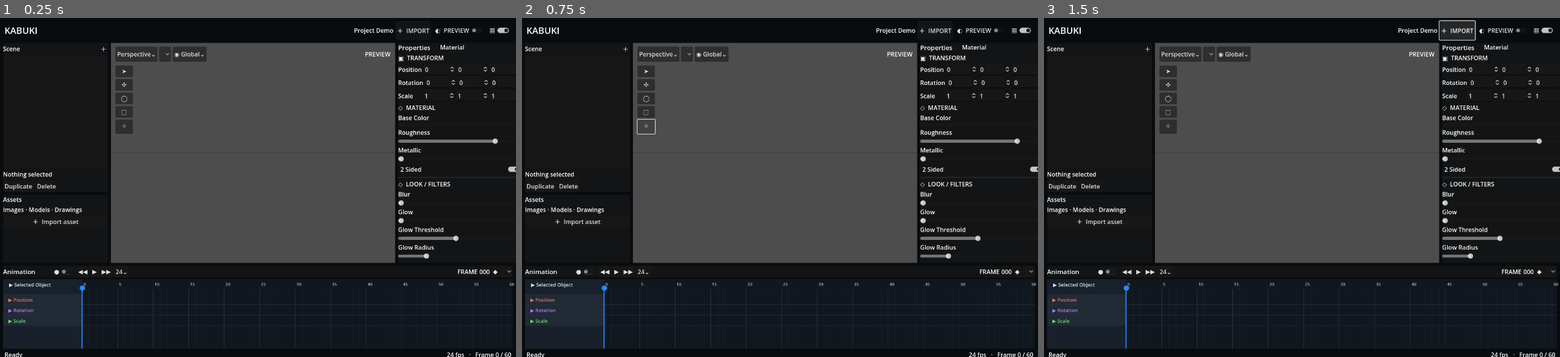
Above: before the commit, frames 1-3 (left to right).
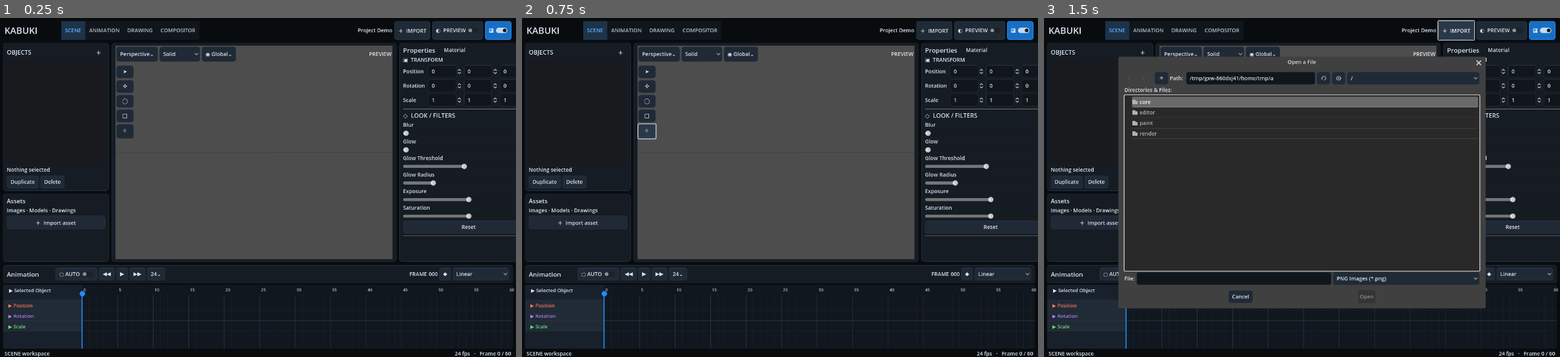
Above: after the commit, the same moments.

Repository: Onnevan/Kabuki
Game: Godot game, scene res://editor/main.tscn
The game is run twice, just before and just after one commit, with the same random seed, the same clock (stepped at 60 frames per second) and the same inputs.
Inputs:
- Up to frame 1 (0.25 s): no input
- Up to frame 2 (0.75 s): click "⌖" at 0.5 s
- Up to frame 3 (1.5 s): click "＋ IMPORT" at 1.25 s

The runs differ from the first frame. In frame 1, 12% of the frame differs, in the area x 0-100%, y 0-100%; in frame 2, 12%; in frame 3, 47%.
Error before the commit: Parse Error: Too few arguments for "sculpt_screen()" call. Expected at least 5 but received 4. (res://editor/main.gd:697)

Commit message:
Add sculpt subtools live drawing colors and generic drawing transforms

Diff:
--- a/editor/main.gd
+++ b/editor/main.gd
@@ -45,6 +45,7 @@
 var active_drawing_id := ""
 var drawing_session_index := 0
 var drawing_data_by_object: Dictionary = {}
+var sculpt_mode := "push"
 
 func _ready() -> void:
 	theme = KabukiThemeBuilder.build()
@@ -63,6 +64,10 @@
 	gizmo.set_mode(active_tool)
 	_setup_workspace_tabs()
 	_setup_drawing_menus()
+	%SculptMode.clear()
+	for label in ["Push / Pull", "Move", "Pinch", "Smooth", "Inflate"]:
+		%SculptMode.add_item(label)
+	%SculptMode.select(0)
 	_update_preview_mode()
 	_on_frame_changed(0)
 	_responsive_layout()
@@ -334,7 +339,13 @@
 					else: _finish_3d_stroke()
 					return
 				elif drawing_sculpt_active:
-					if event.pressed: _sculpt_drawing(event.position)
+					if event.pressed:
+						for child in active_drawing_group.get_children() if active_drawing_group else []:
+							if child is Stroke3D: (child as Stroke3D).begin_sculpt(event.position)
+						_sculpt_drawing(event.position)
+					else:
+						for child in active_drawing_group.get_children() if active_drawing_group else []:
+							if child is Stroke3D: (child as Stroke3D).end_sculpt()
 					return
 		elif event is InputEventMouseMotion:
 			if orbiting:
@@ -354,9 +365,9 @@
 			else: orbiting = event.pressed
 		elif event.button_index == MOUSE_BUTTON_LEFT:
 			if event.pressed:
-				gizmo_axis = gizmo.pick_axis(event.position, camera) if selected else TransformGizmo.Axis.NONE
+				gizmo_axis = gizmo.pick_axis(event.position, camera) if selected_scene_node else TransformGizmo.Axis.NONE
 				if gizmo_axis != TransformGizmo.Axis.NONE:
-					dragging = true; transform_start = selected.transform; drag_start_mouse = event.position
+					dragging = true; transform_start = selected_scene_node.transform; drag_start_mouse = event.position
 					return
 				var hit := _pick(event.position)
 				if hit != null:
@@ -373,48 +384,44 @@
 	elif event is InputEventMouseMotion:
 		if orbiting: camera_rig.orbit(event.relative)
 		elif panning: camera_rig.pan(event.relative)
-		elif dragging and selected:
+		elif dragging and selected_scene_node:
 			_apply_drag(event.relative, event.position)
 		last_mouse = event.position
 
 func _apply_drag(relative: Vector2, mouse_pos: Vector2) -> void:
-	if selected == null: return
+	var target := selected_scene_node
+	if target == null: return
 	if gizmo_axis != TransformGizmo.Axis.NONE:
 		var total := mouse_pos - drag_start_mouse
 		if gizmo_axis == TransformGizmo.Axis.ALL:
 			if active_tool == TransformGizmo.Mode.MOVE:
-				selected.global_position = _screen_to_view_plane(mouse_pos, transform_start.origin)
-				selected.model.transform.origin = selected.position
+				target.global_position = _screen_to_view_plane(mouse_pos, transform_start.origin)
 			elif active_tool == TransformGizmo.Mode.ROTATE:
-				selected.transform = transform_start
-				selected.rotate(camera.global_transform.basis.z.normalized(), total.x * 0.012)
+				target.transform = transform_start
+				target.rotate(camera.global_transform.basis.z.normalized(), total.x * 0.012)
 			elif active_tool == TransformGizmo.Mode.SCALE:
-				selected.transform = transform_start
-				var uniform_factor := maxf(0.03, 1.0 + (total.x - total.y) * 0.01)
-				selected.scale = transform_start.basis.get_scale() * uniform_factor
+				target.transform = transform_start
+				target.scale = transform_start.basis.get_scale() * maxf(0.03, 1.0 + (total.x - total.y) * 0.01)
 			_refresh_transform_readout()
 			return
 		var axis := gizmo.axis_vector(gizmo_axis)
 		var amount := (total.x - total.y) * 0.006 * camera_rig.distance
 		if active_tool == TransformGizmo.Mode.MOVE:
-			selected.position = transform_start.origin + axis * amount
-			selected.model.transform.origin = selected.position
+			target.position = transform_start.origin + axis * amount
 		elif active_tool == TransformGizmo.Mode.ROTATE:
-			selected.transform = transform_start
-			selected.rotate(axis, (total.x - total.y) * 0.012)
-			_refresh_transform_readout()
+			target.transform = transform_start
+			target.rotate(axis, (total.x - total.y) * 0.012)
 		elif active_tool == TransformGizmo.Mode.SCALE:
-			selected.transform = transform_start
-			var sc := selected.scale
+			target.transform = transform_start
+			var sc := target.scale
 			var factor := maxf(0.03, 1.0 + (total.x - total.y) * 0.01)
 			if gizmo_axis == 0: sc.x *= factor
 			elif gizmo_axis == 1: sc.y *= factor
 			else: sc.z *= factor
-			selected.scale = sc
-			_refresh_transform_readout()
-	elif active_tool == TransformGizmo.Mode.MOVE:
-		selected.global_position = _screen_to_view_plane(mouse_pos, selected.global_position) + drag_offset
-		selected.model.transform.origin = selected.position
+			target.scale = sc
+		_refresh_transform_readout()
+	if selected:
+		selected.model.transform = selected.transform
 
 func _screen_to_view_plane(pos: Vector2, point: Vector3) -> Vector3:
 	var origin := camera.project_ray_origin(pos)
@@ -432,16 +439,16 @@
 func _on_tool_scale_pressed() -> void:
 	active_tool = TransformGizmo.Mode.SCALE; gizmo.set_mode(active_tool); status.text = "Scale tool"
 func _on_frame_selected_pressed() -> void:
-	if selected: camera_rig.frame_target(selected.global_position)
+	if selected_scene_node: camera_rig.frame_target(selected_scene_node.global_position)
 
 func _on_grid_toggled(enabled: bool) -> void:
 	world_grid.visible = enabled
 
 func _key_transform() -> void:
-	if selected == null: return
-	ProjectStore.set_key(selected.model.id,"transform.position",ProjectStore.current_frame,selected.position,_interp_name())
-	ProjectStore.set_key(selected.model.id,"transform.rotation",ProjectStore.current_frame,selected.rotation,_interp_name())
-	ProjectStore.set_key(selected.model.id,"transform.scale",ProjectStore.current_frame,selected.scale,_interp_name())
+	if selected_scene_node == null or selected_object_id.is_empty(): return
+	ProjectStore.set_key(selected_object_id,"transform.position",ProjectStore.current_frame,selected_scene_node.position,_interp_name())
+	ProjectStore.set_key(selected_object_id,"transform.rotation",ProjectStore.current_frame,selected_scene_node.rotation,_interp_name())
+	ProjectStore.set_key(selected_object_id,"transform.scale",ProjectStore.current_frame,selected_scene_node.scale,_interp_name())
 
 func _pick(pos: Vector2) -> RuntimeObject:
 	var best: RuntimeObject = null
@@ -694,7 +701,7 @@
 	for child in active_drawing_group.get_children():
 		if child is Stroke3D:
 			var stroke := child as Stroke3D
-			if stroke.sculpt_screen(pos, camera, radius_px, strength):
+			if stroke.sculpt_screen(pos, camera, radius_px, strength, sculpt_mode):
 				changed = true
 				if data and not stroke.stroke_id.is_empty():
 					data.update_stroke_points(stroke.stroke_id, stroke.points)
@@ -709,6 +716,28 @@
 
 func _on_brush_color_changed(value: Color) -> void:
 	%DrawingCanvas.brush_color = value
+	_apply_active_drawing_style()
+
+func _on_fill_color_changed(_value: Color) -> void:
+	_apply_active_drawing_style()
+
+func _on_sculpt_mode_selected(index: int) -> void:
+	var modes: Array[String] = ["push", "move", "pinch", "smooth", "inflate"]
+	sculpt_mode = modes[clampi(index, 0, modes.size() - 1)]
+	status.text = "Sculpt · " + %SculptMode.get_item_text(index)
+
+func _apply_active_drawing_style() -> void:
+	if active_drawing_group == null or not is_instance_valid(active_drawing_group): return
+	var data: RefCounted = drawing_data_by_object.get(active_drawing_id)
+	for child in active_drawing_group.get_children():
+		if child is Stroke3D:
+			var stroke := child as Stroke3D
+			stroke.set_style(%BrushColor.color, %Fill.button_pressed, %FillColor.color)
+			if data and not stroke.stroke_id.is_empty():
+				var record: Dictionary = data.strokes.get(stroke.stroke_id, {})
+				record["color"] = %BrushColor.color
+				record["fill_enabled"] = %Fill.button_pressed
+				record["fill_color"] = %FillColor.color
 
 func _on_bitmap_finished(image: Image) -> void:
 	var obj := MotionObject.new("Bitmap Drawing", "image_mesh", "drawing")
@@ -774,6 +803,7 @@
 	_refresh_drawing_timeline()
 
 func _on_fill_toggled(enabled: bool) -> void:
+	_apply_active_drawing_style()
 	status.text = "Stroke fill enabled" if enabled else "Stroke fill disabled"
 
 func _on_preview_mode_toggled(render_mode: bool) -> void:
